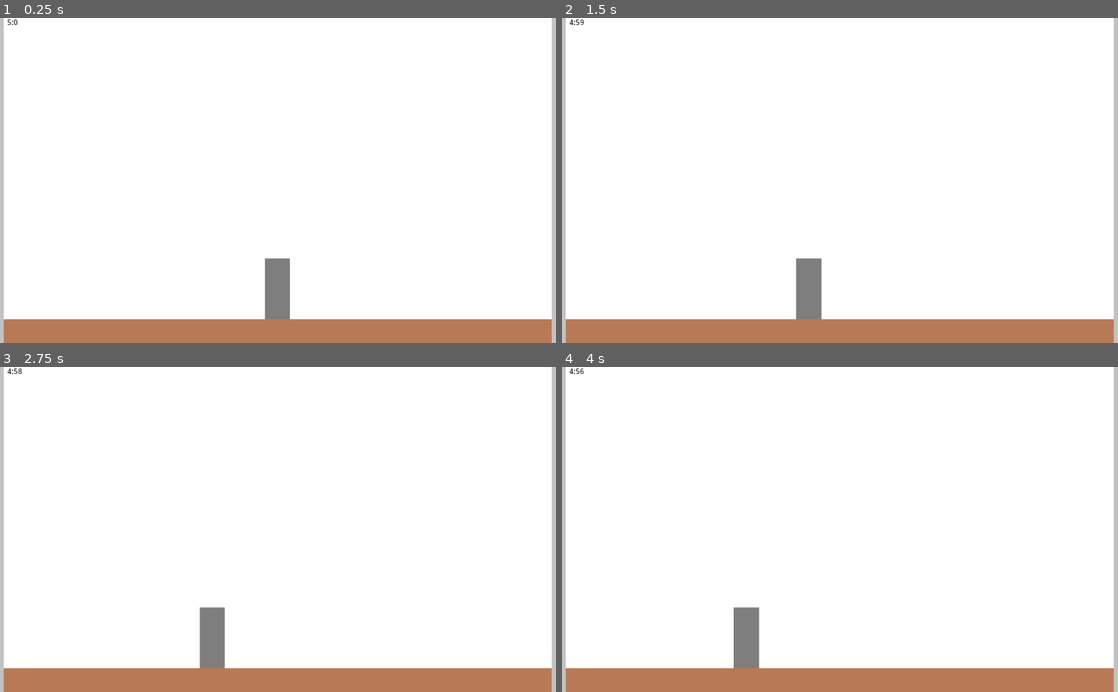
Above: before the commit, frames 1-4 (two rows, left to right).
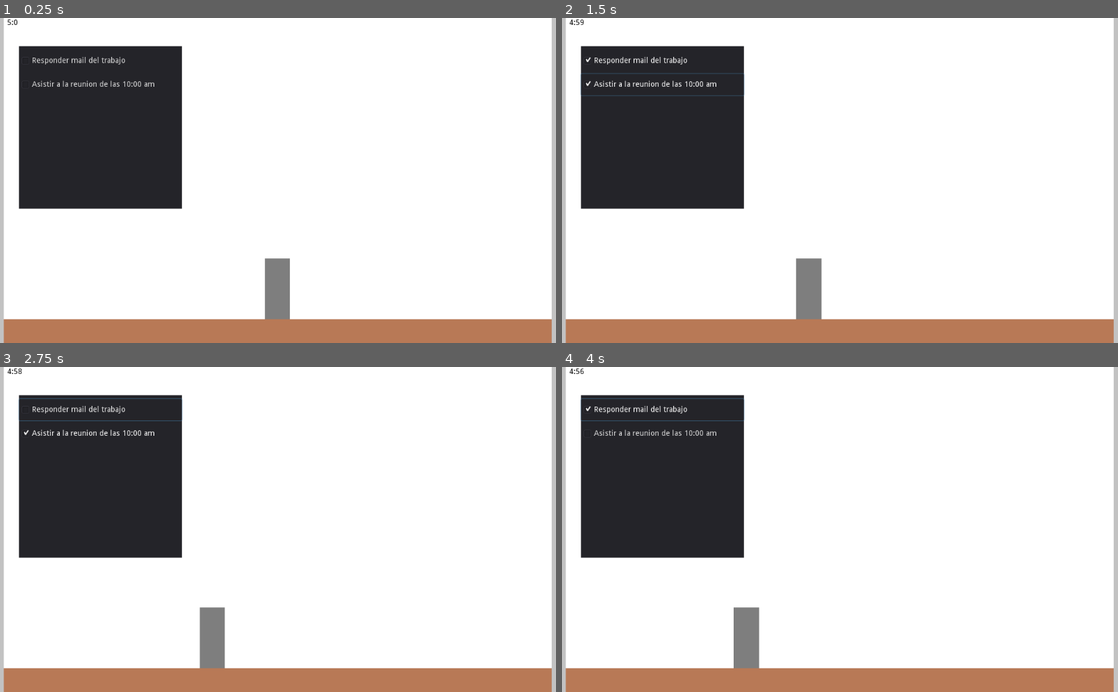
Above: after the commit, the same moments.

Repository: beluamat29/idv-final-boss-amat-bogado
Game: Godot game, scene res://src/Main.tscn
Same seed, same stepped clock (60 frames per second), same inputs: the game is played once before the commit and once after it.
Inputs (mouse positions are in pixels of both pictures, inside the frame that each line leads up to):
- Up to frame 1 (0.25 s): no input
- Up to frame 2 (1.5 s): click (662, 60) at 0.5 s, where only the run after the commit has a clickable "Responder mail del trabajo"; click (662, 83) at 1.25 s, where only the run after the commit has a clickable "Asistir a la reunion de las 1…"
- Up to frame 3 (2.75 s): click (100, 409) at 2 s, where only the run after the commit has a clickable "Responder mail del trabajo"
- Up to frame 4 (4 s): click (662, 432) at 2.75 s, where only the run after the commit has a clickable "Asistir a la reunion de las 1…"; click (662, 409) at 3.5 s, where only the run after the commit has a clickable "Responder mail del trabajo"

The runs differ from the first frame. In frame 1, 15% of the frame differs, in the area x 3-33%, y 8-59%; in frame 2, 15%; in frame 3, 15%; in frame 4, 15%.

Commit message:
modelado de la lista

Diff:
--- a/src/environment/Environment.tscn
+++ b/src/environment/Environment.tscn
@@ -1,8 +1,9 @@
-[gd_scene load_steps=5 format=2]
+[gd_scene load_steps=6 format=2]
 
 [ext_resource path="res://assets/textures/environment/background.png" type="Texture" id=1]
 [ext_resource path="res://assets/textures/environment/floor.png" type="Texture" id=2]
 [ext_resource path="res://src/environment/Wall.tscn" type="PackedScene" id=3]
+[ext_resource path="res://src/environment/TaskList.gd" type="Script" id=4]
 
 [sub_resource type="RectangleShape2D" id=1]
 extents = Vector2( 511, 23.5 )
@@ -29,3 +30,14 @@
 
 [node name="RightWall" parent="." instance=ExtResource( 3 )]
 position = Vector2( 1024, 300 )
+
+[node name="TaskList" type="Panel" parent="."]
+margin_left = 35.0
+margin_top = 52.0
+margin_right = 335.0
+margin_bottom = 352.0
+script = ExtResource( 4 )
+
+[node name="ItemList" type="VBoxContainer" parent="TaskList"]
+margin_right = 146.0
+margin_bottom = 210.0
--- /dev/null
+++ b/src/environment/TaskList.gd
@@ -0,0 +1,18 @@
+extends Control
+
+const listItem = preload("UI/ListItem.tscn")
+onready var list = $ItemList
+
+var listIndex = 0
+
+func _ready():
+	addItem("Responder mail del trabajo")
+	addItem("Asistir a la reunion de las 10:00 am")
+
+
+
+func addItem(text):
+	var item = listItem.instance()
+	listIndex += 1
+	item.addText(text)
+	list.add_child(item)
--- /dev/null
+++ b/src/environment/UI/ListItem.gd
@@ -0,0 +1,5 @@
+extends Control
+
+func addText(value):
+	get_node("CheckBox").text = value
+	rect_min_size = Vector2(150, 40)
--- /dev/null
+++ b/src/environment/UI/ListItem.tscn
@@ -0,0 +1,14 @@
+[gd_scene load_steps=2 format=2]
+
+[ext_resource path="res://src/environment/UI/ListItem.gd" type="Script" id=1]
+
+[node name="ListItem" type="Control"]
+margin_right = 268.0
+margin_bottom = 41.0
+script = ExtResource( 1 )
+
+[node name="CheckBox" type="CheckBox" parent="."]
+margin_top = 7.0
+margin_right = 300.0
+margin_bottom = 47.0
+text = "label"
Not shown, added: assets/textures/environment/furniture/computer.png.import
Not shown, added: assets/textures/environment/furniture/couch.png.import
Not shown, added: assets/textures/environment/furniture/fridge.png.import
Not shown, added: assets/textures/environment/furniture/kitchen.png.import
Not shown, added: assets/textures/environment/furniture/plant.png.import
Not shown, added: assets/textures/environment/furniture/washingmachine.png.import
